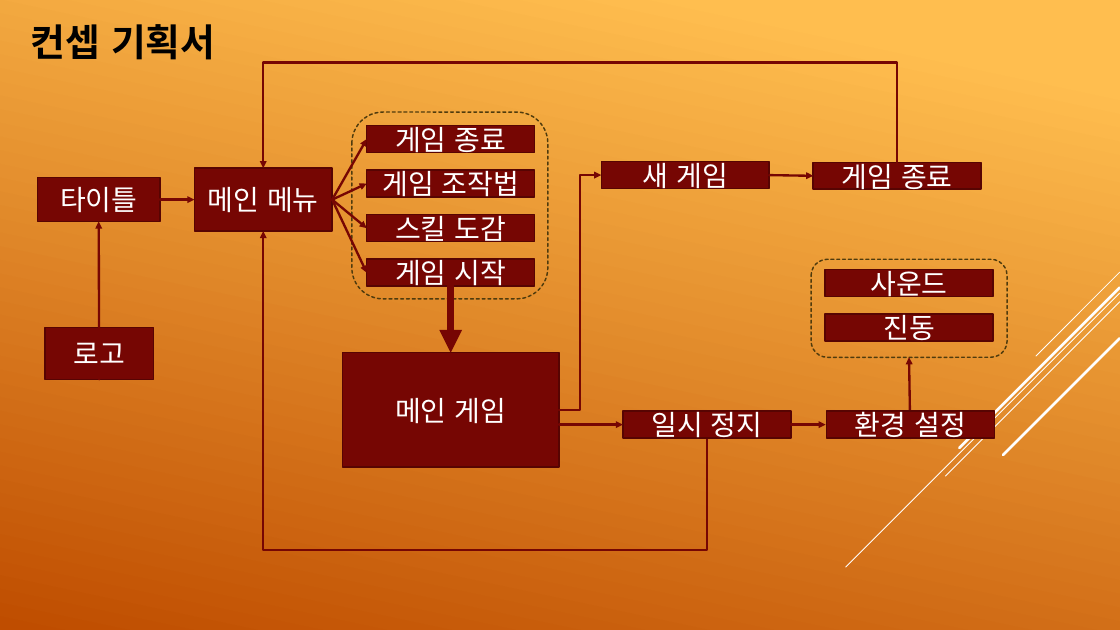
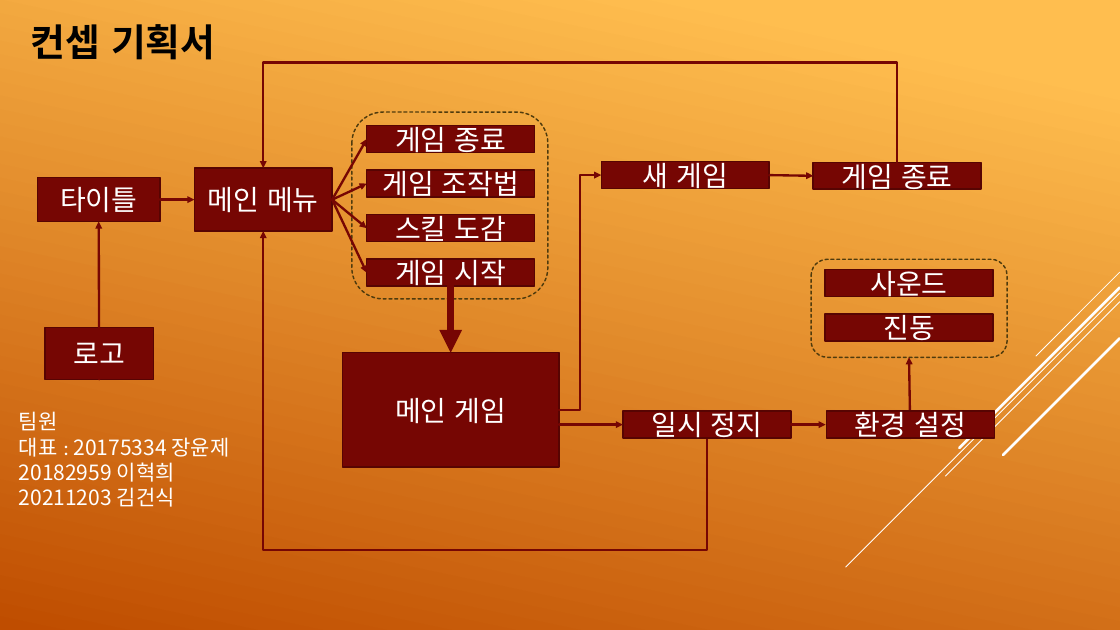
Before and after one commit to jjw1270/2022_01, a slide deck: slide 2 of 게임기획실무/컨셉기획서.pptx. Drawn at 1120x630 pixels with LibreOffice and Linux fonts; fonts in the diff are those of the drawing. Boxes give left, top, right and bottom in pixels: in the first picture for what was removed or moved away, otherwise in the second. Text is boxed around its words. In the diff, an @@ line names an element or a change of style, - is before the commit and + after.

```diff
--- a/게임기획실무/컨셉기획서.pptx
+++ b/게임기획실무/컨셉기획서.pptx
@@ text added at (19,411,230,507), 18 pt, text #FFFFFF @@
+팀원
+대표 : 20175334 장윤제
+20182959 이혁희
+20211203 김건식
```
